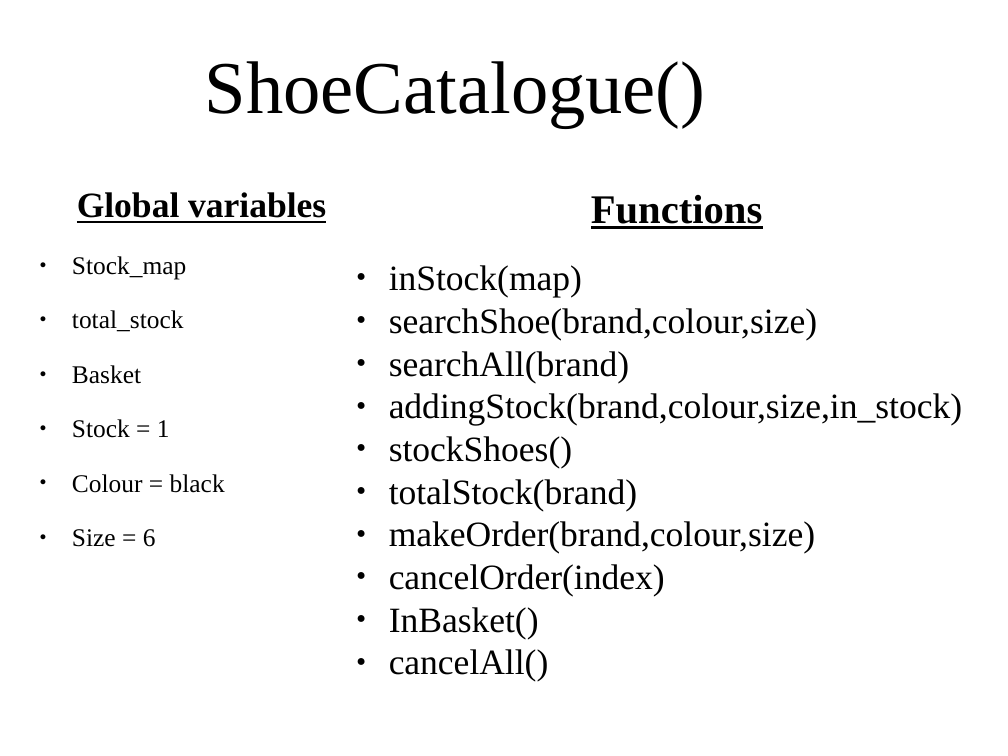
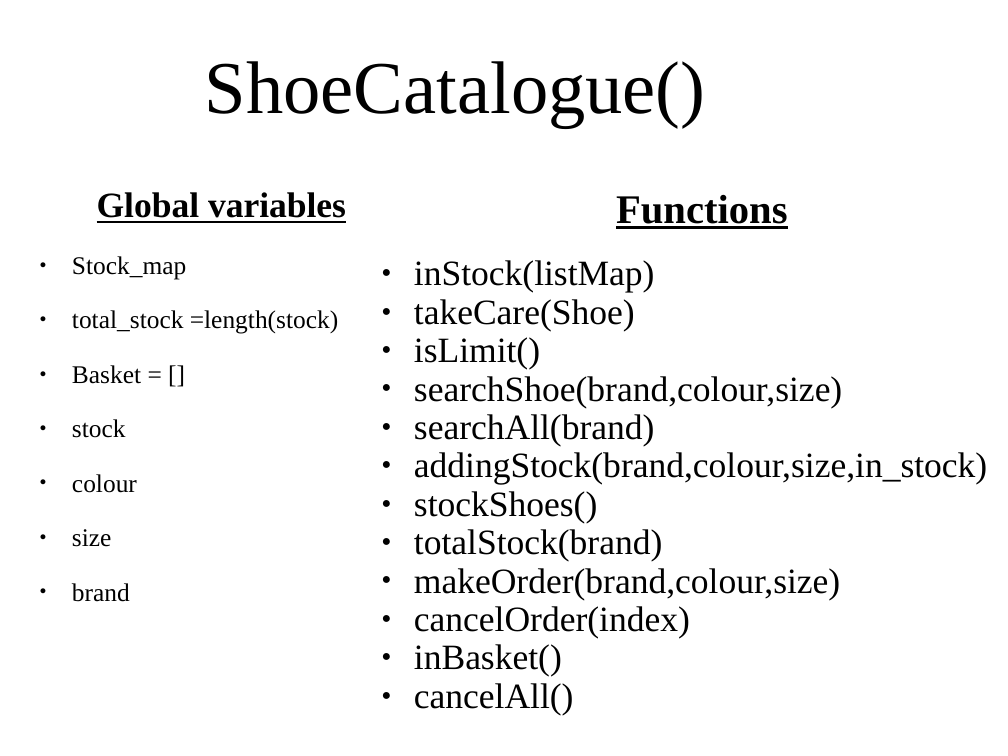
Before and after one commit to TaSiya/shoe, a slide deck: slide 19 of project presentation.odp (slide 18 before the commit). Drawn at 1008x756 pixels with LibreOffice and Linux fonts; fonts in the diff are those of the drawing; background and template pictures are left out. Boxes give left, top, right and bottom in pixels: in the first picture for what was removed or moved away, otherwise in the second. Text is boxed around its words. In the diff, an @@ line names an element or a change of style, - is before the commit and + after.

```diff
--- a/project presentation.odp
+++ b/project presentation.odp
@@ text "Functions": place and size @@
-text "Functions" at <box>389,195,962,681</box>
+text "Functions" at <box>414,195,987,715</box>
@@ text at <box>414,260,655,369</box>: text changed @@
-● inStock(map)
+● inStock(listMap)
+● takeCare(Shoe)
+● isLimit()
@@ text at <box>72,310,338,602</box>: text changed @@
-● total_stock
-● Basket
-● Stock = 1
-● Colour = black
-● Size = 6
+● total_stock =length(stock)
+● Basket = []
+● stock
+● colour
+● size
+● brand
@@ text at <box>414,376,987,715</box>: line spacing 1 to 0.9 @@
@@ text at <box>414,644,562,676</box>: text changed @@
-● InBasket()
+● inBasket()
```
Also in this commit, not shown: 2 other slides changed, 2 slides added, 3 other files.
